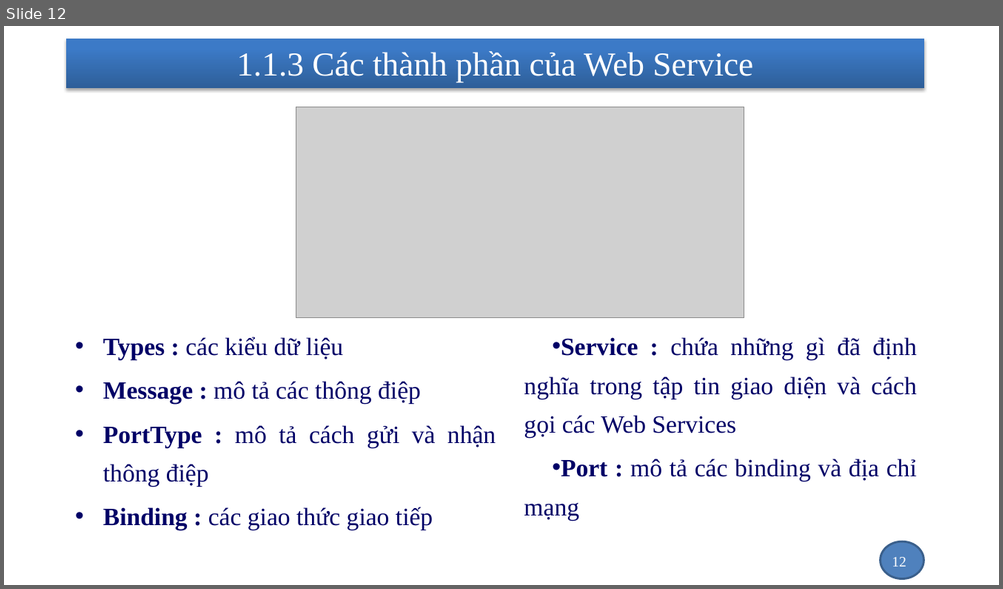
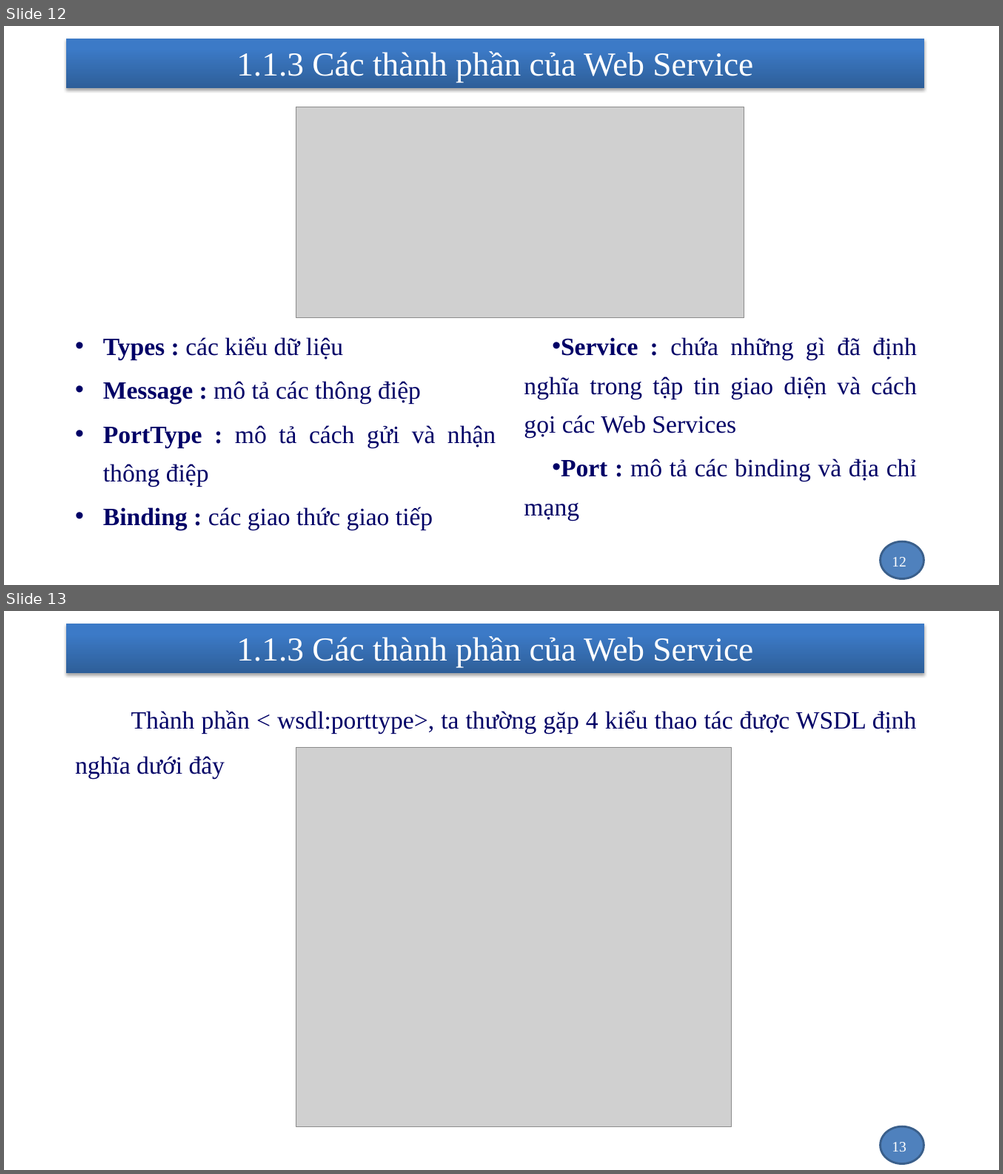
Before and after one commit to nhanhnt/LUANVAN, a slide deck: WORD/luanvan_nhanhnt_ver1.pptx. Shown one above the other, each under a label of ours: slide 12 before the commit, slides 12 and 13 after it. The pictures are 1003x589 and 1003x1174 pixels, drawn with LibreOffice and Linux fonts; fonts in the diff are those of the drawing; grey boxes stand for pictures; background and template pictures are left out. Boxes give left, top, right and bottom in pixels: in the first picture for what was removed or moved away, otherwise in the second. Text is boxed around its words. In the diff, an @@ line names an element or a change of style, - is before the commit and + after.

```diff
--- a/WORD/luanvan_nhanhnt_ver1.pptx
+++ b/WORD/luanvan_nhanhnt_ver1.pptx
@@ slide 13 added at <box>4,611,999,1170</box>, background picture (left out); not listed: 2 template elements that a slide beside it also shows @@
@@ title added at <box>236,636,753,667</box>, 32.4 pt, text #FFFFFF @@
+1.1.3 Các thành phần của Web Service
@@ text added at <box>75,710,916,778</box>, 24 pt, text #000066 @@
+    Thành phần < wsdl:porttype>, ta thường gặp 4 kiểu thao tác được WSDL định nghĩa dưới đây
@@ picture added at <box>296,748,731,1127</box> @@
@@ page number added at <box>891,1142,906,1152</box>, 14 pt, text #FFFFFF @@
+13
```
Also in this commit, not shown: 2 slides changed, 14 other slides added, 1 other file.
